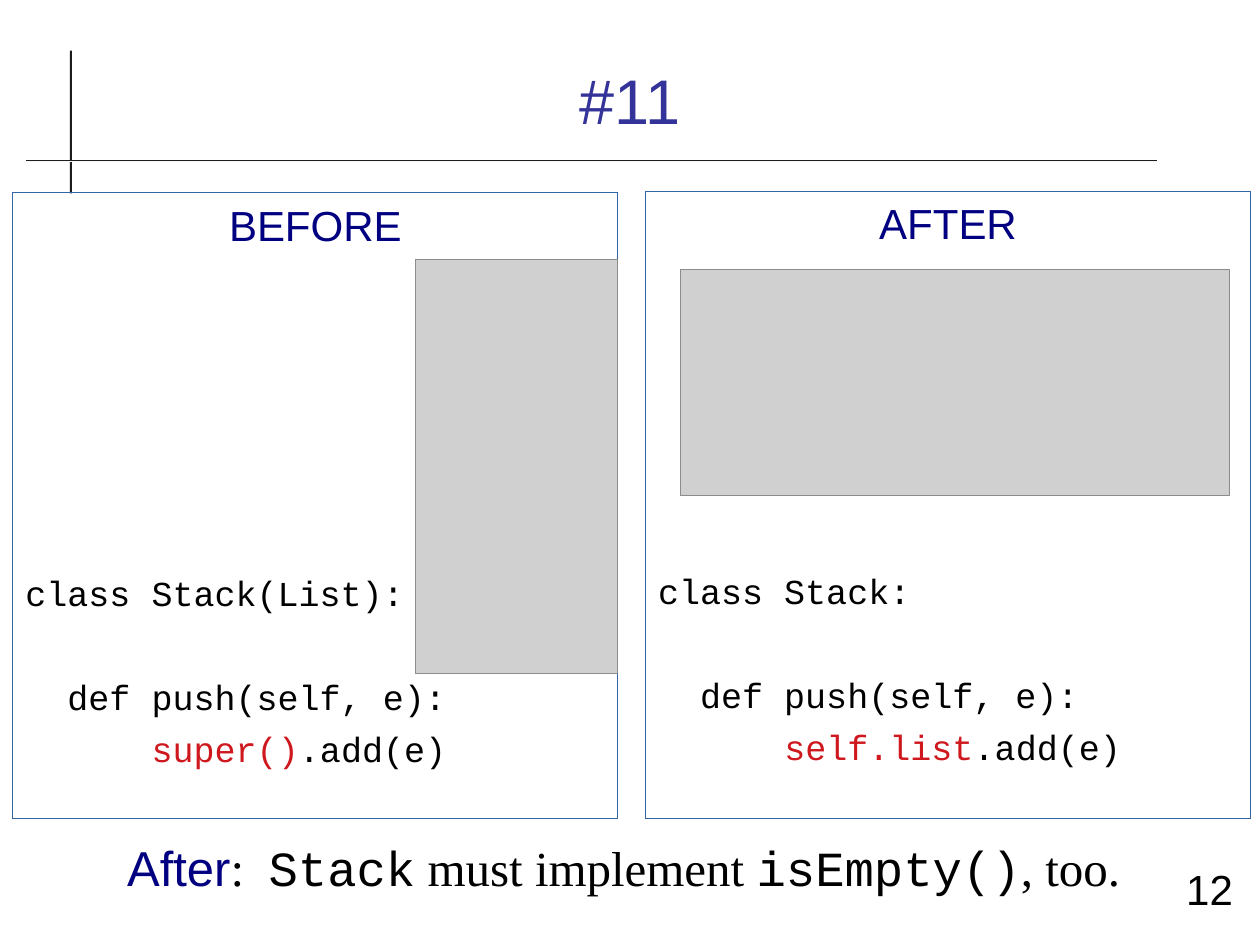
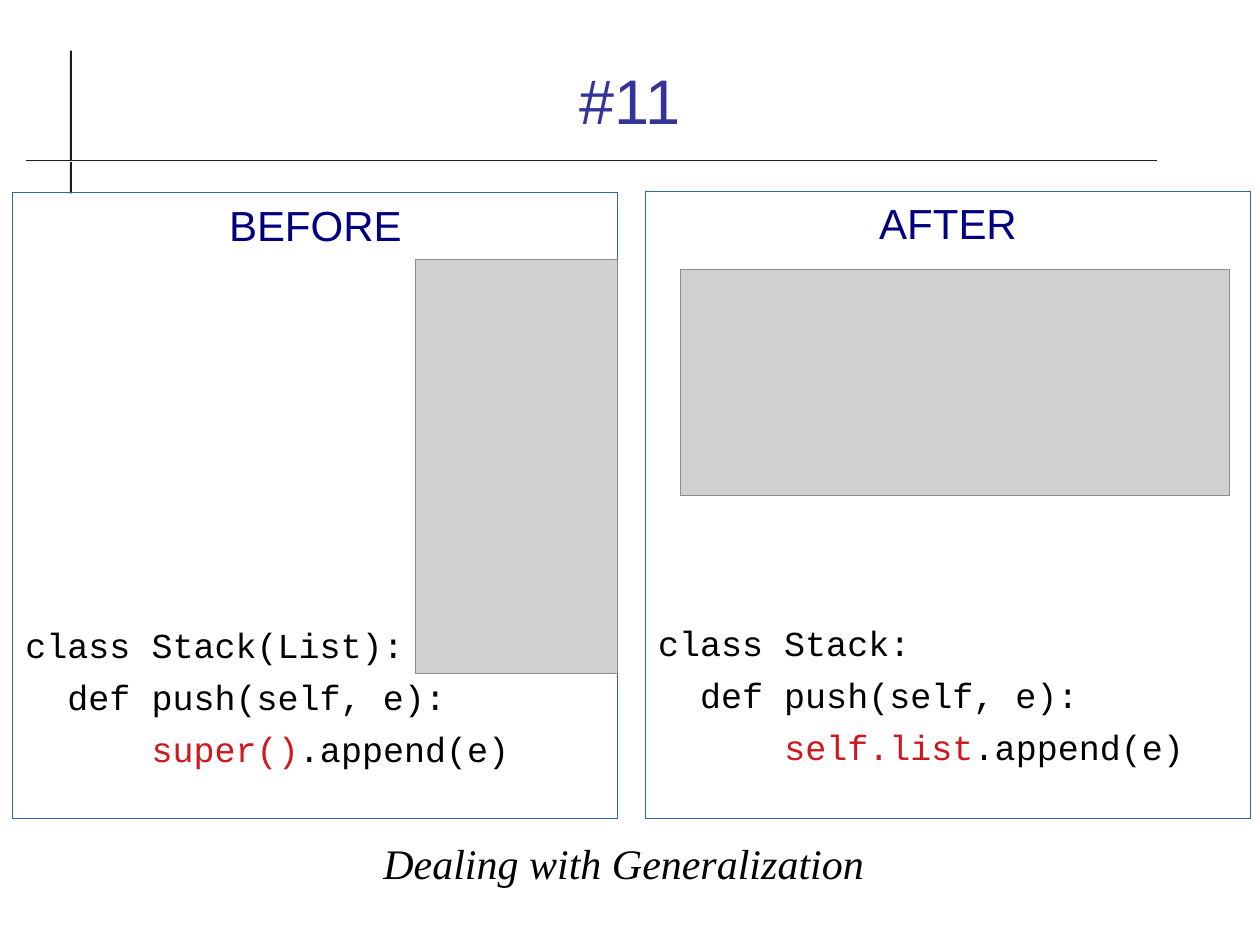
Before and after one commit to cpske/ISP, a slide deck: slide 12 of refactoring/Refactoring-Review.odp. Drawn at 1260x945 pixels with LibreOffice and Linux fonts; fonts in the diff are those of the drawing; grey boxes stand for pictures. Boxes give left, top, right and bottom in pixels: in the first picture for what was removed or moved away, otherwise in the second. Text is boxed around its words. In the diff, an @@ line names an element or a change of style, - is before the commit and + after.

```diff
--- a/refactoring/Refactoring-Review.odp
+++ b/refactoring/Refactoring-Review.odp
@@ text at (152, 737, 510, 770): text changed; text colour #CE181E to #000000 @@
-super().add(e)
+super().append(e)
@@ text at (784, 735, 1184, 768): text changed; text colour #CE181E to #000000 @@
-self.list.add(e)
+self.list.append(e)
@@ text at (383, 850, 864, 888): text changed; size 28 to 24 pt; italic on @@
-After: Stack must implement isEmpty(), too.
+Dealing with Generalization
@@ page number removed at (1186, 875, 1233, 905) @@
-12
```
Also in this commit, not shown: 13 other slides changed, 4 slides added, 3 slides removed, 1 other file.
